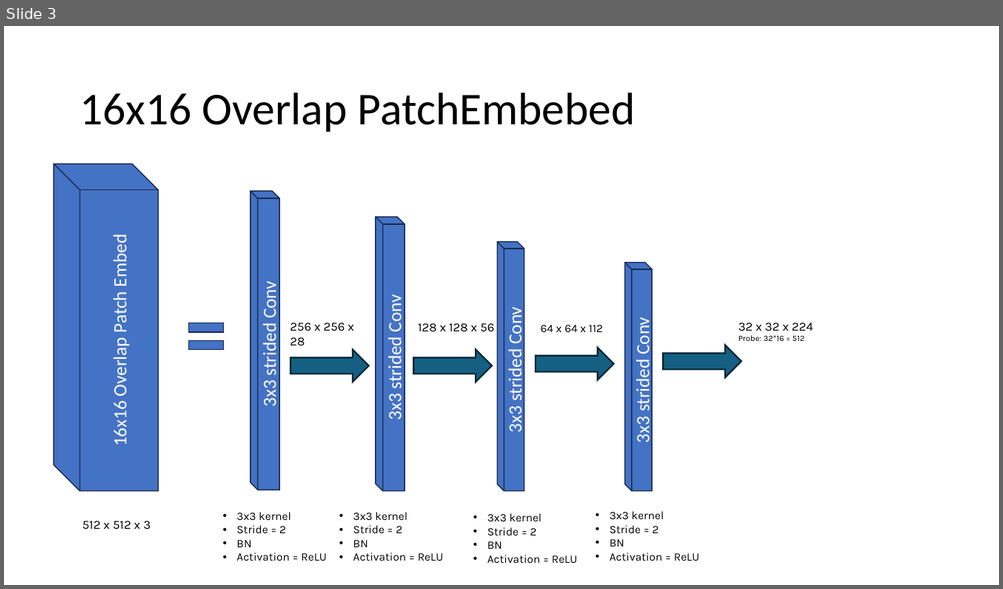
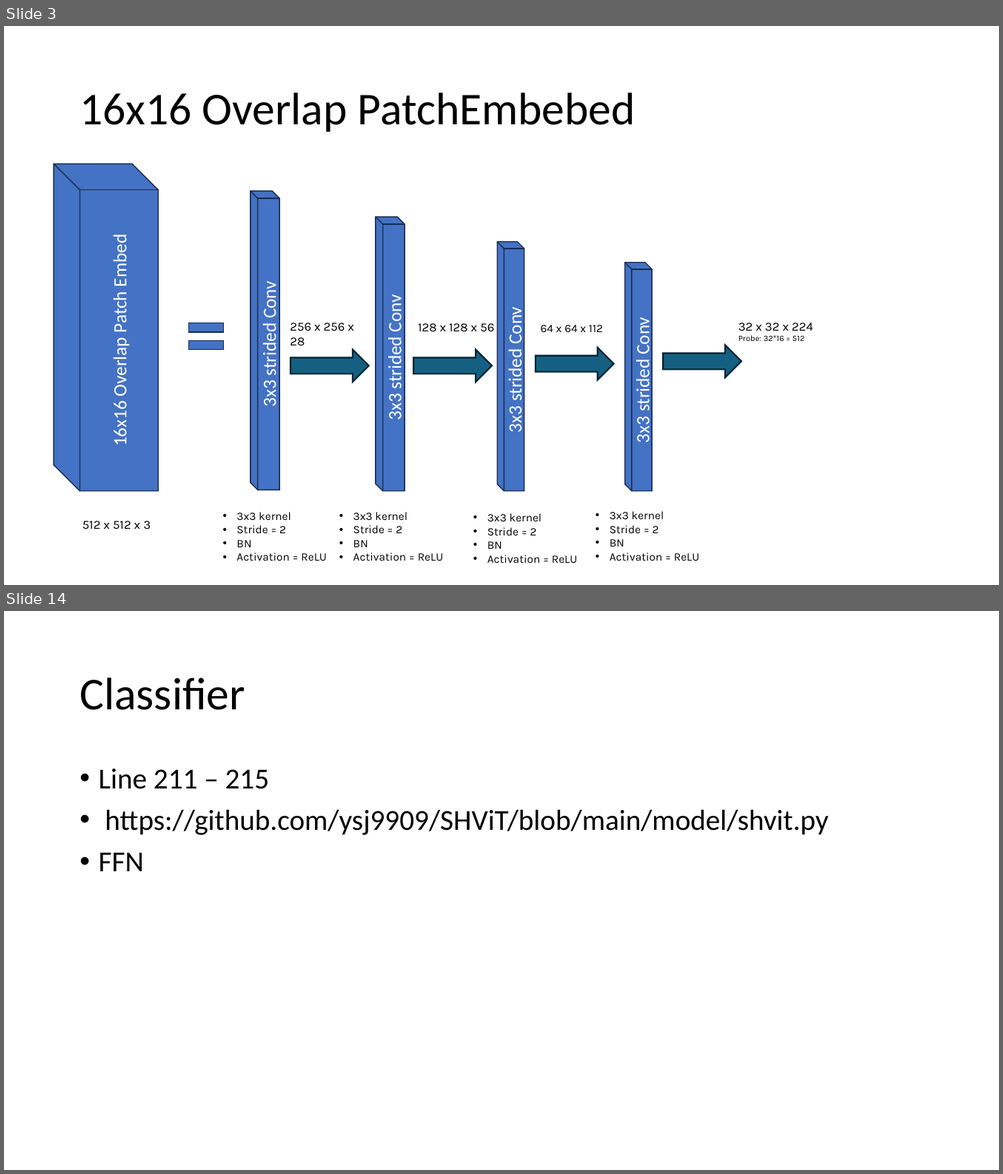
Before and after one commit to CGD16/PDF_Exchanger, a slide deck: SHVIT/PowerPoint/SHViT zerlegt.odp. Shown one above the other, each under a label of ours: slide 3 before the commit, slides 3 and 14 after it; the slides between them are not shown. The pictures are 1003x589 and 1003x1174 pixels, drawn with LibreOffice and Linux fonts; fonts in the diff are those of the drawing. Boxes give left, top, right and bottom in pixels: in the first picture for what was removed or moved away, otherwise in the second. Text is boxed around its words. In the diff, an @@ line names an element or a change of style, - is before the commit and + after.

```diff
--- a/SHVIT/PowerPoint/SHViT zerlegt.odp
+++ b/SHVIT/PowerPoint/SHViT zerlegt.odp
@@ slide 14 added at (x1=4, y1=611, x2=999, y2=1170), background #FFFFFF @@
@@ title added at (x1=79, y1=678, x2=244, y2=710), 44 pt, text #000000 @@
+Classifier
@@ text added at (x1=99, y1=769, x2=828, y2=871), 28 pt, text #000000 @@
+• Line 211 – 215
+• https://github.com/ysj9909/SHViT/blob/main/model/shvit.py
+• FFN
```
Also in this commit, not shown: 1 slide changed, 11 other slides added, 6 slides removed, 5 other files.
